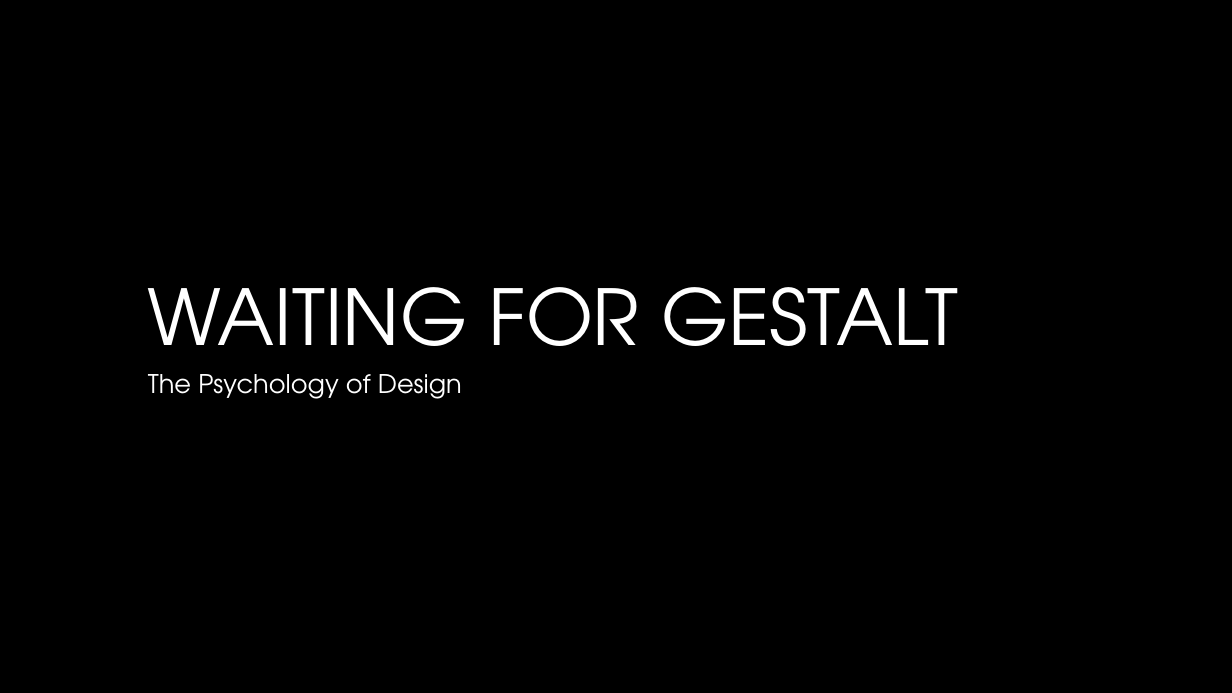
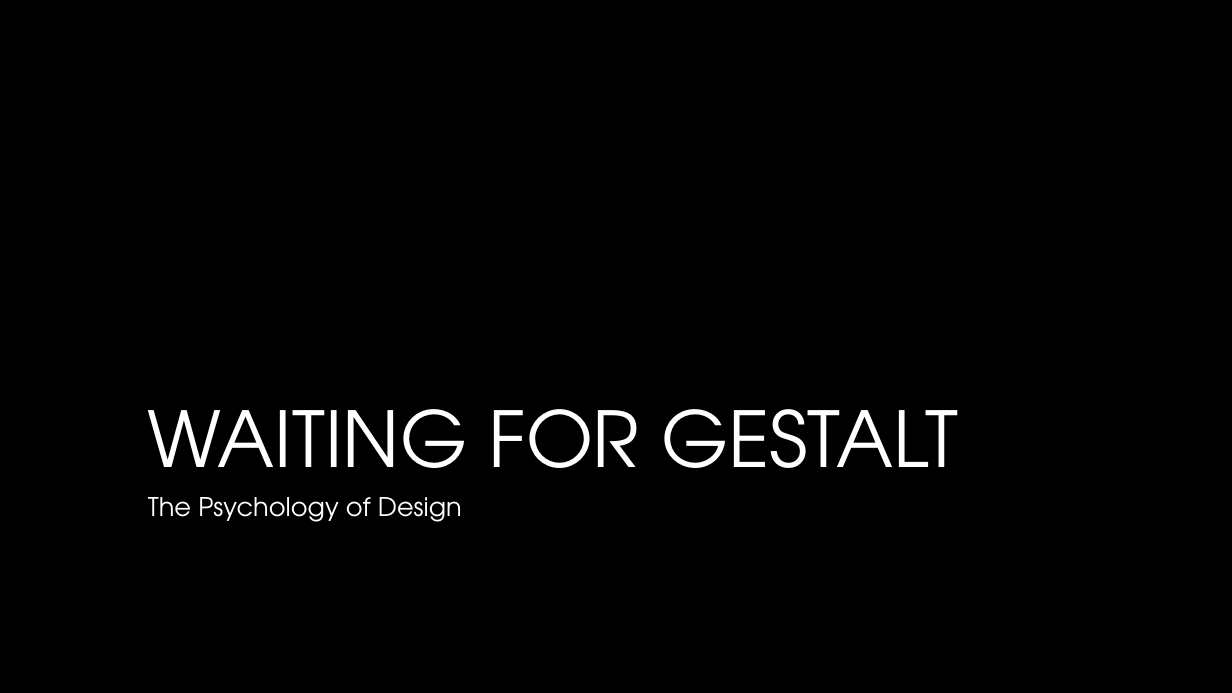
Before and after one commit to kemiller2002/gestalt, a slide deck: slide 1 of Gestalt.pptx. Drawn at 1232x693 pixels with LibreOffice and Linux fonts; fonts in the diff are those of the drawing; background and template pictures are left out. Boxes give left, top, right and bottom in pixels: in the first picture for what was removed or moved away, otherwise in the second. Text is boxed around its words. In the diff, an @@ line names an element or a change of style, - is before the commit and + after.

```diff
--- a/Gestalt.pptx
+++ b/Gestalt.pptx
@@ title "WAITING FOR GESTALT": place and size @@
-title "WAITING FOR GESTALT" at (148,287,959,380)
+title "WAITING FOR GESTALT" at (148,409,959,502)
@@ subtitle "The Psychology of Design": place and size @@
-subtitle "The Psychology of Design" at (148,374,462,399)
+subtitle "The Psychology of Design" at (148,497,462,522)
```
Also in this commit, not shown: 1 other slide changed, 4 slides added, 1 other file.
